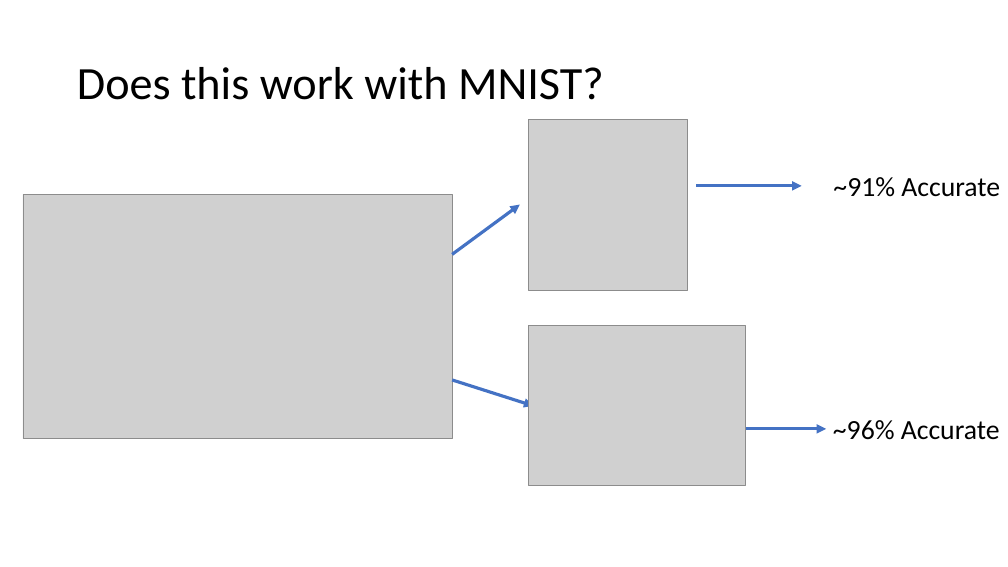
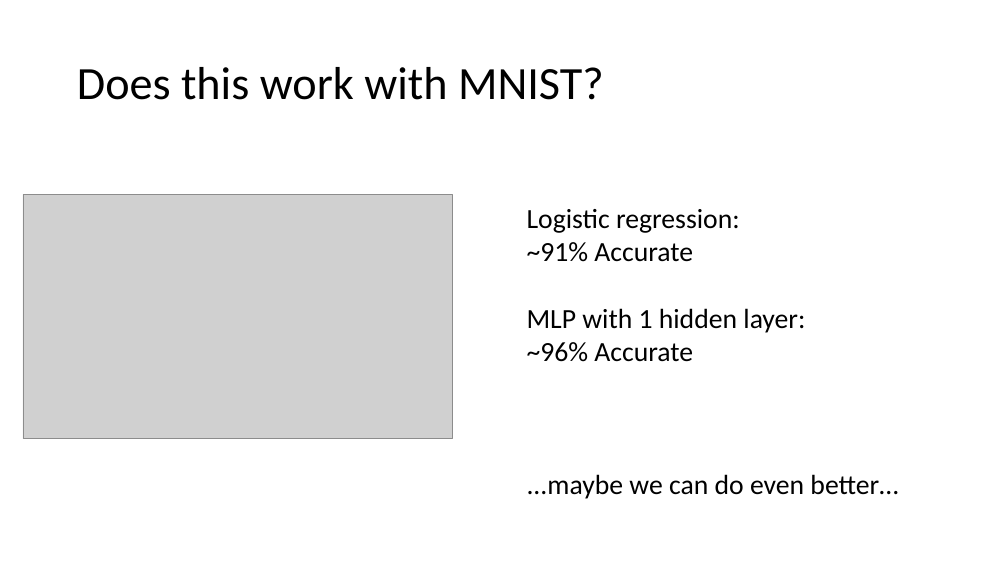
Before and after one commit to mengelhard/mmci_applied_ds, a slide deck: slide 39 of lectures/mlp_updated.pptx (slide 42 before the commit). Drawn at 1008x567 pixels with LibreOffice and Linux fonts; fonts in the diff are those of the drawing; grey boxes stand for pictures. Boxes give left, top, right and bottom in pixels: in the first picture for what was removed or moved away, otherwise in the second. Text is boxed around its words. In the diff, an @@ line names an element or a change of style, - is before the commit and + after.

```diff
--- a/lectures/mlp_updated.pptx
+++ b/lectures/mlp_updated.pptx
@@ picture removed at <box>529,119,688,290</box> @@
@@ arrow removed from (452, 254) to (520, 205) @@
@@ text "Logistic regression:": place and size @@
-text "Logistic regression:" at <box>833,177,1000,197</box>
+text "Logistic regression:" at <box>527,209,898,499</box>
@@ text at <box>527,209,740,233</box>: paragraph added @@
+Logistic regression:
@@ arrow removed from (696, 186) to (802, 186) @@
@@ text at <box>527,308,898,499</box>: paragraphs added @@
+MLP with 1 hidden layer:
+~96% Accurate
+...maybe we can do even better…
@@ picture removed at <box>529,326,746,485</box> @@
@@ arrow removed from (452, 380) to (534, 406) @@
@@ arrow removed from (721, 429) to (827, 429) @@
@@ text removed at <box>833,420,1000,440</box> @@
-~96% Accurate
```
Also in this commit, not shown: 9 other slides changed, 3 slides added, 6 slides removed, 3 other files.
